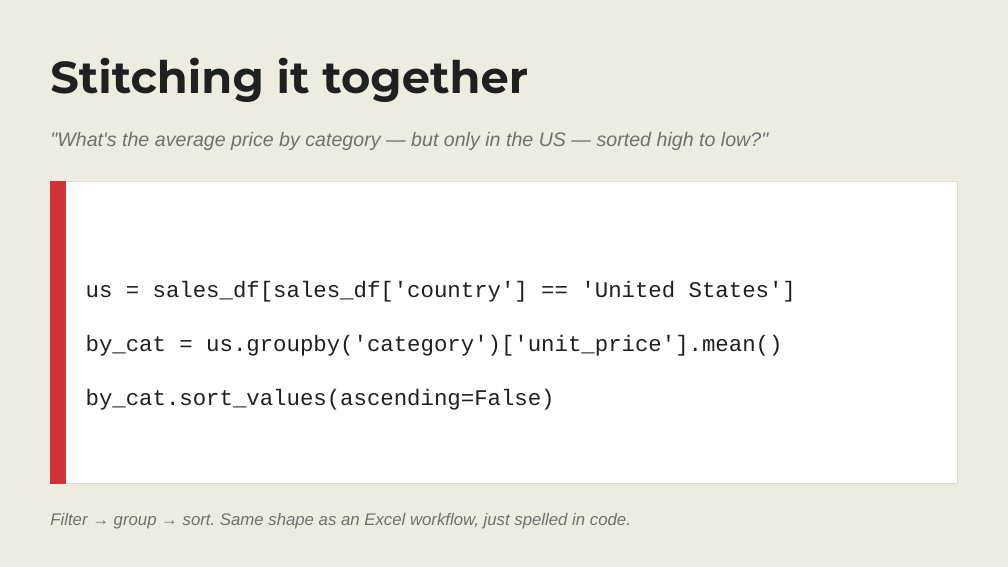
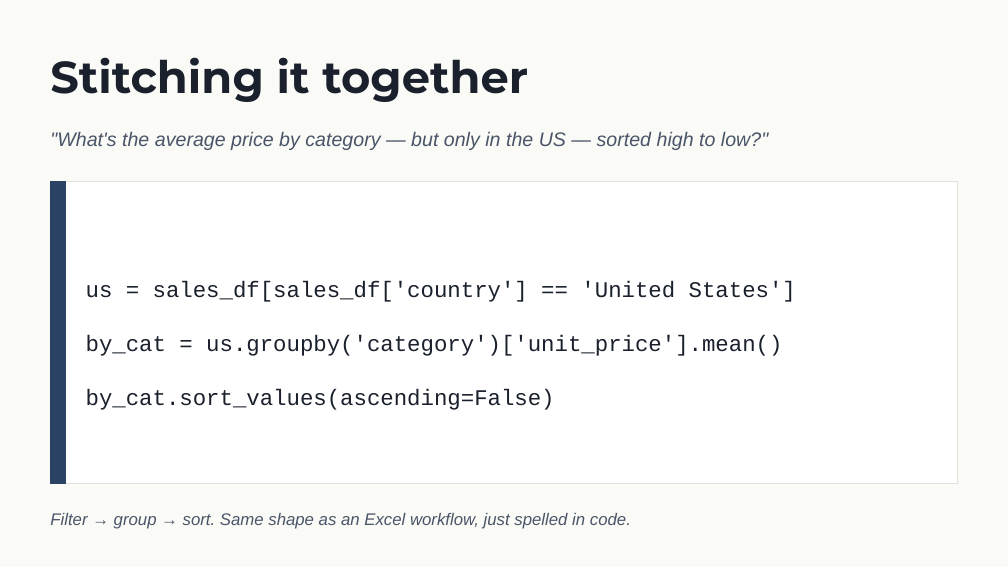
Before and after one commit to stringfestdata/python-in-excel-your-first-hour, a slide deck: slide 17 of python-in-excel-first-hour-deck.pptx. Drawn at 1008x567 pixels with LibreOffice and Linux fonts; fonts in the diff are those of the drawing. Boxes give left, top, right and bottom in pixels: in the first picture for what was removed or moved away, otherwise in the second. Text is boxed around its words. In the diff, an @@ line names an element or a change of style, - is before the commit and + after.

```diff
--- a/python-in-excel-first-hour-deck.pptx
+++ b/python-in-excel-first-hour-deck.pptx
@@ background #EEECE1 to #FAFAF7 @@
@@ text "Stitching it together" at (50, 57, 528, 102): text colour #1F2120 to #1A202C @@
@@ text ""What's the average price by ..." at (50, 132, 768, 150): text colour #707070 to #4A5568 @@
@@ rectangle at (50, 181, 958, 484): outline #E0DDD0 1 pt to #E2E1DC 1 pt @@
@@ rectangle at (50, 181, 66, 484): fill #CF3338 to #2A4365; outline #CF3338 1 pt to #2A4365 1 pt @@
@@ text "Filter → group → sort. ..." at (50, 513, 631, 529): text colour #707070 to #4A5568 @@
```
Also in this commit, not shown: 23 other slides changed, 6 other files.
